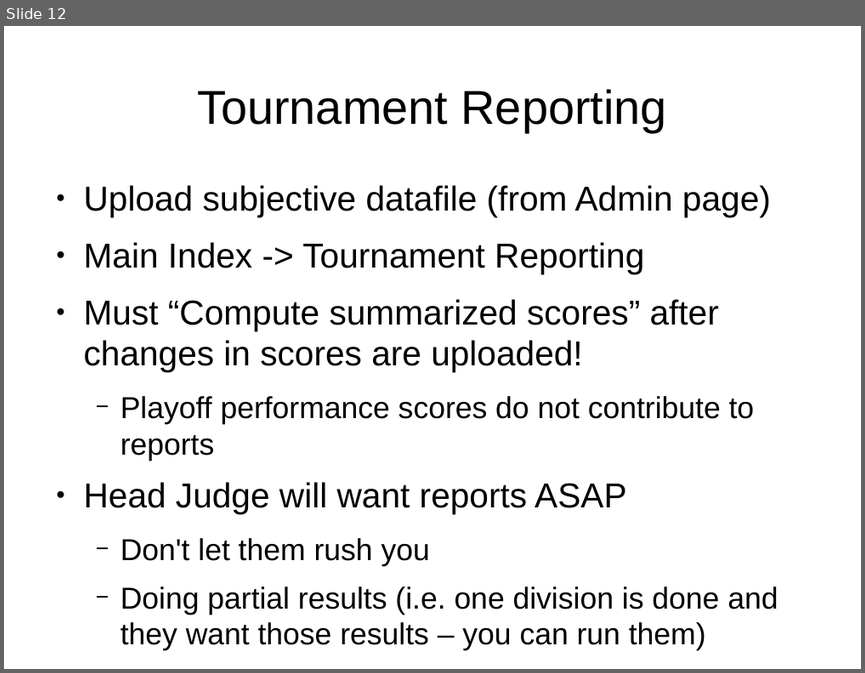
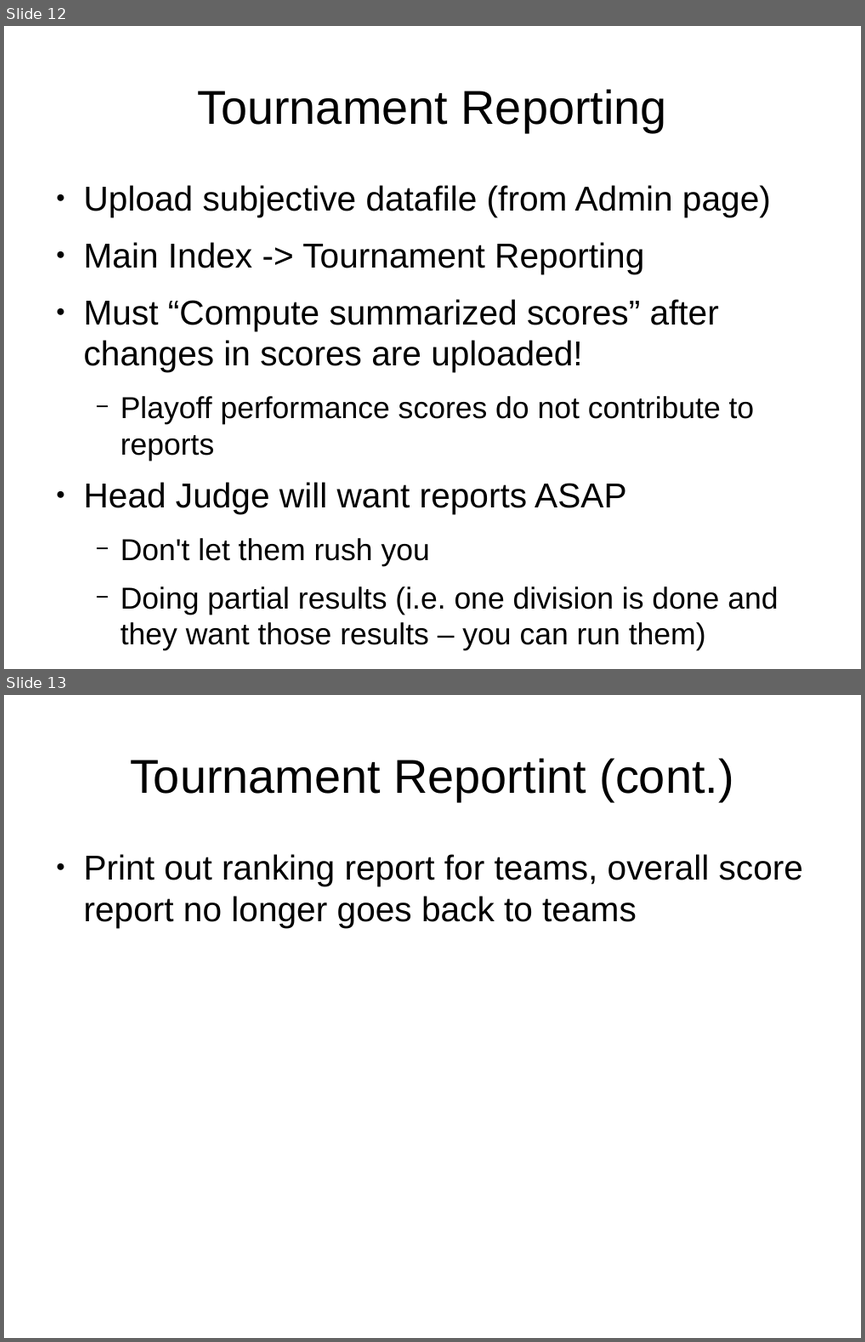
Before and after one commit to jpschewe/fll-sw, a slide deck: training/computer-training.odp. Shown one above the other, each under a label of ours: slide 12 before the commit, slides 12 and 13 after it. The pictures are 865x673 and 865x1342 pixels, drawn with LibreOffice and Linux fonts; fonts in the diff are those of the drawing. Boxes give left, top, right and bottom in pixels: in the first picture for what was removed or moved away, otherwise in the second. Text is boxed around its words. In the diff, an @@ line names an element or a change of style, - is before the commit and + after.

```diff
--- a/training/computer-training.odp
+++ b/training/computer-training.odp
@@ slide 13 added at [4, 695, 861, 1338], background #FFFFFF @@
@@ title added at [130, 758, 733, 801], 44 pt, text #000000 @@
+Tournament Reportint (cont.)
@@ text added at [84, 854, 803, 928], 32 pt, text #000000 @@
+● Print out ranking report for teams, overall score report no longer goes back to teams
```
Also in this commit, not shown: 5 slides changed.
